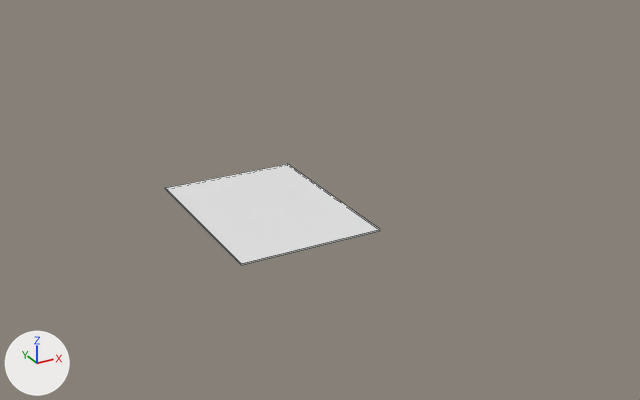
Before and after pictures for a commit that changed the Blender file models/Environment.blend.
Rendered twice from a 50 mm camera at (-1278.0, -2297.0, 1203.0) aimed at (-16.0, -2.0, 56.0). The lights are fixed; the arrows at lower left show +X, +Y and +Z. The older version comes first. Mesh edges are drawn as thin lines.

Script lines for the objects in view, before the commit:
```python
me_cube_001 = bpy.data.meshes.new('Cube.001')
me_cube_001.from_pydata(...)  # a box spanning x -235.0..235.0, y -219.0..219.0, z -3.0..3.0
ob_cube = bpy.data.objects.new('Cube', me_cube_001)
ob_cube.location = (-146.0, 120.0, 6.0)
ob_cube.scale = (1.01, 1.46, 1.0)
```
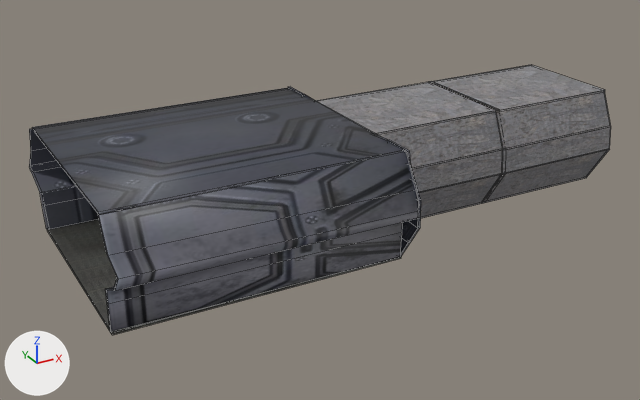
Where the newer file only moved an object's origin or applied its transform, the numbers keep the older frame.

Where the change shows, as pixel boxes (x1, y1, x2, y2) in the pictures (640 x 400 px):
'Cube.005', added: after (98, 150, 421, 332)
'Cube.002', added: after (317, 65, 611, 218)
    faces in mat_material_005 (picture img_rough_metal_sep_texture__1_of_1__seamless_jpg_004): (430, 65, 611, 203)
    faces in mat_material_001 (picture img_rough_metal_sep_texture__1_of_1__seamless_jpg_001): (317, 82, 502, 218)
'Cube.007', added: after (32, 88, 402, 215)
'Cube', recoloured, moved, rescaled: before (165, 164, 380, 265); after (47, 219, 402, 335)
'Cube.006', added: after (29, 129, 99, 229)
'Cube.003', added: after (379, 136, 421, 256)
'Cube.004', added (mostly hidden): after (288, 87, 315, 101)

The change, as a diff of the scene's bpy script:
```diff
--- a/models/Environment.blend.py
+++ b/models/Environment.blend.py
@@ mat_material_006 @@
+mat_material_006 = bpy.data.materials.new('Material.006')
+# uses the picture img_360_f_321477018_swfhomp0wdsekvra51t3jwvj8iltilu1_jpg
@@ mat_material_003 @@
+mat_material_003 = bpy.data.materials.new('Material.003')
+# uses the picture img_360_f_498457876_6ficggy6sfahh5rtjwpxwwtlvcfp4f8w_jpg
@@ mat_material @@
+mat_material = bpy.data.materials.new('Material')
+# uses the picture img_360_f_498457876_6ficggy6sfahh5rtjwpxwwtlvcfp4f8w_jpg
@@ me_cube_001 @@
 # used by ob_cube; location = (-146.0, 120.0, 6.0); scale = (1.01, 1.46, 1.0)
-me_cube_001.from_pydata(...)  # 8 vertices, 6 faces; spans x -235.0..235.0, y -219.0..219.0, z -3.0..3.0
+me_cube_001.from_pydata(...)  # 8 vertices, 6 faces; spans x -661.0..208.0, y -329.0..147.0, z -19.0..-11.0
+# me_cube_001 part 1: the whole mesh is scaled about its middle by (1.85, 1.09, 1.46), then moved by (-227.0, -91.0, -15.0)
+me_cube_001.materials.append(mat_material_006)
@@ ob_cube_007 @@
+ob_cube_007 = bpy.data.objects.new('Cube.007', me_cube_018)  # a box spanning x -419.0..419.0, y -347.0..347.0, z -4.0..4.0; in mat_material_008 (picture img_360_f_498457876_6ficggy6sfahh5rtjwpxwwtlvcfp4f8w_jpg)
+ob_cube_007.location = (-375.0, -2.0, 325.0)
+ob_cube_007.scale = (1.04, 1.02, 1.0)
@@ ob_cube_006 @@
+ob_cube_006 = bpy.data.objects.new('Cube.006', me_cube_017)  # 28 vertices, 26 faces; spans x -429.0..443.0, y -92.0..16.0, z -168.0..165.0; in mat_material_007 (picture img_360_f_498457876_6ficggy6sfahh5rtjwpxwwtlvcfp4f8w_jpg)
+ob_cube_006.location = (-376.0, 342.0, 162.0)
+ob_cube_006.rotation_euler = (0.0, 0.0, 3.168)  # degrees (0, 0, 182)
+ob_cube_006.scale = (1.01, 1.0, 1.0)
@@ ob_cube_005 @@
+ob_cube_005 = bpy.data.objects.new('Cube.005', me_cube_016)  # 28 vertices, 26 faces; spans x -429.0..443.0, y -92.0..17.0, z -168.0..179.0; in mat_material_004 (picture img_360_f_498457876_6ficggy6sfahh5rtjwpxwwtlvcfp4f8w_jpg)
+ob_cube_005.location = (-382.0, -361.0, 157.0)
+ob_cube_005.scale = (1.0, 0.959, 0.959)
@@ ob_cube_004 @@
+ob_cube_004 = bpy.data.objects.new('Cube.004', me_cube_012)  # 42 vertices, 40 faces; spans x -12.0..7.0, y -193.0..103.0, z -174.0..170.0
+ob_cube_004.location = (56.0, 233.0, 162.0)
+ob_cube_004.rotation_euler = (0.0, -0.0269, -3.125)  # degrees (0, -1.5, -179)
@@ ob_cube_003 @@
+ob_cube_003 = bpy.data.objects.new('Cube.003', me_cube_011)  # 42 vertices, 40 faces; spans x -11.0..8.0, y -193.0..102.0, z -165.0..170.0
+ob_cube_003.location = (59.0, -256.0, 161.0)
@@ ob_cube_002 @@
+ob_cube_002 = bpy.data.objects.new('Cube.002', me_cube_005)  # 128 vertices, 96 faces; spans x -693.0..235.0, y -349.0..363.0, z -3.0..334.0; in mat_material_005 (picture img_rough_metal_sep_texture__1_of_1__seamless_jpg_004), mat_material_001 (picture img_rough_metal_sep_texture__1_of_1__seamless_jpg_001)
+ob_cube_002.location = (760.0, -11.0, -8.0)
+ob_cube_002.scale = (1.01, 0.675, 1.0)
```
